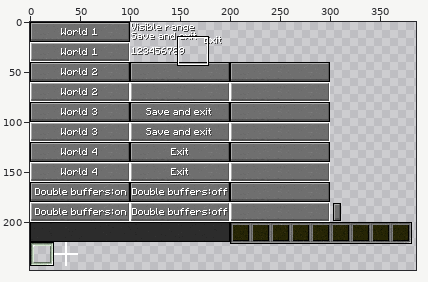
One commit to this sprite sheet: CubeGame/textures/GUI.png. Above, an overview of the earlier version with the close-up marked.
Close-up. Before the edit:
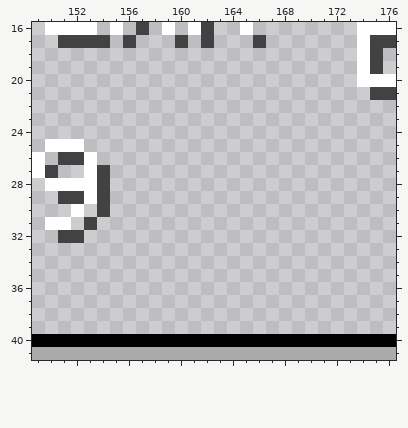
The file is 500x500 pixels. Colours within 5 levels of each other are drawn and written as one. Shown: x 149..176, y 16..41. The wide view leaves out empty margins.
After:
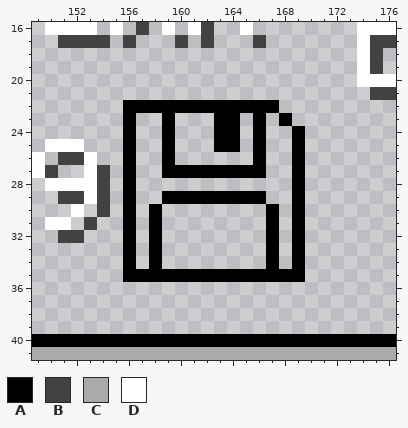
Palette (. is transparent): A #000000  B #424242  C #aaaaaa  D #ffffff
Difference:
Changed rows in their new state; - is an unchanged pixel.
first column x 156:
22 AAAAAAAAAAAA--
23 A--A---AA-A-A-
24 A--A---AA-A--A
25 A--A---AA-A--A
26 A--A------A--A
27 A--AAAAAAAA--A
28 A------------A
29 A--AAAAAAAA--A
30 A-A--------A-A
31 A-A--------A-A
32 A-A--------A-A
33 A-A--------A-A
34 A-A--------A-A
35 AAAAAAAAAAAAAA
Boxes around the changes in both close-ups, in picture pixels (x1, y1, x2, y2):
added: (123, 100, 305, 282)
